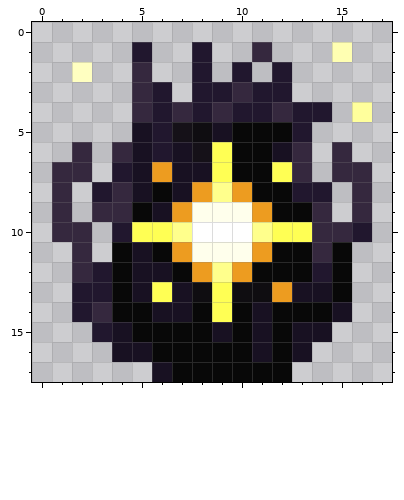
Pixel-art sprite: src/main/resources/assets/dragonsurvival/textures/mob_effect/magic.png. The picture above is the old version.
The file is 18x18 pixels. Colours within 5 levels of each other are drawn and written as one.
Now the later version:
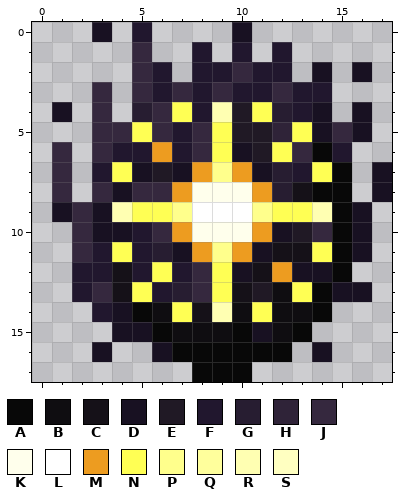
Palette (. is transparent): A #080808  B #0f0d11  C #151118  D #181122  E #201925  F #21172e  G #271d31  H #2f2338  J #35283e  K #ffffec  L #ffffff  M #ed9c20  N #ffff54  P #ffff8c  Q #ffff9c  R #ffffb2  S #ffffc1
From old to new:
Changed rows in their new state; - is an unchanged pixel.
first column x 1:
 0 --D-F----D-------
 1 ----J----F.F--.--
 2 -.---F--FJF--D-D-
 3 --J---J-JF-JFF---
 4 D-J-GJN-RENG-D-D-
 5 --JJNJFJNEEHNDJD-
 6 J.JFFMFJ-DEN-AF--
 7 -.FN-E-MPMDGFNA.D
 8 --JDJJMKKKMGCAA.D
 9 DJDRNNPLLLPNNRAD-
10 .-DDFJMKKKMDE-AD-
11 --FNFGDMPMDCCN-D-
12 -F-CFNFJNDCMDD---
13 --JCNFGJ-CEBNADD-
14 -.FD-BNCRBNBB-.--
15 --.-D-BBB--BA.---
16 --D..D----A-.D---
17 -----..---..-----
